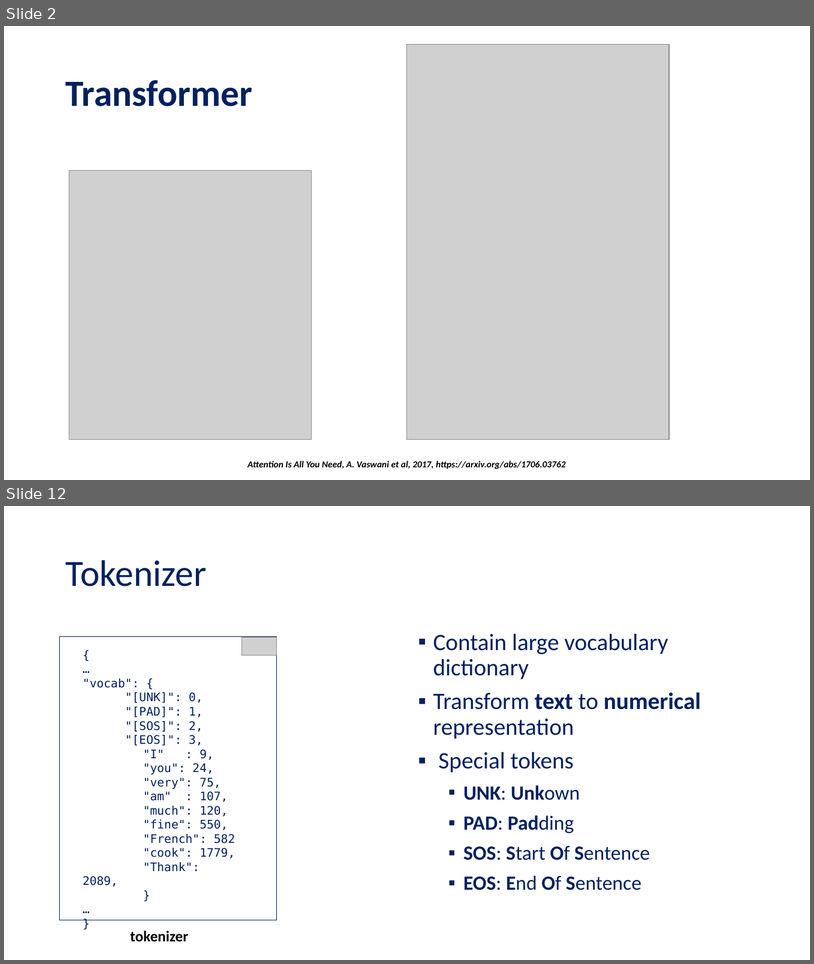
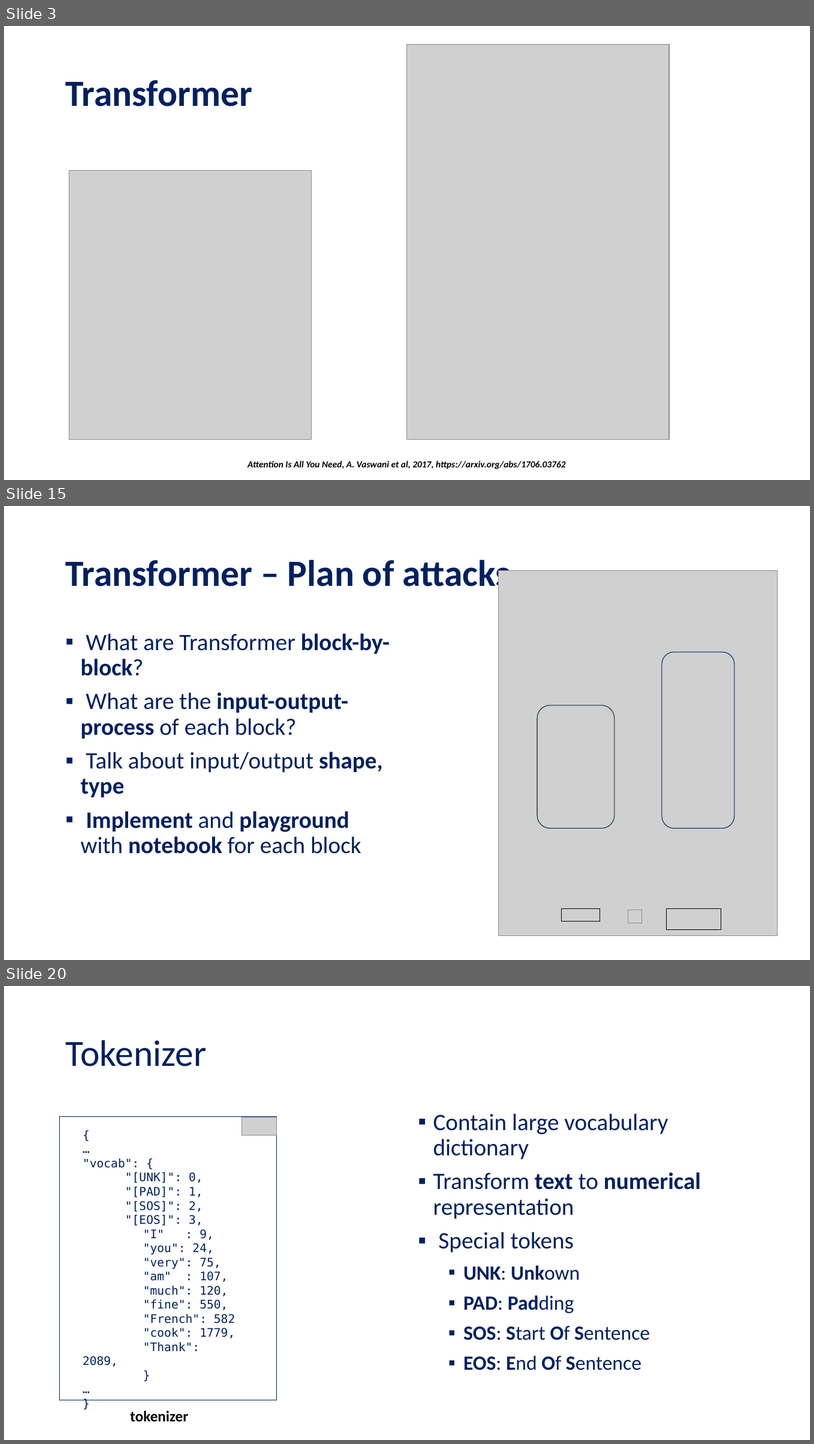
Before and after one commit to tanquangduong/transformer-pt, a slide deck: presentation/Introduction to Transformer.pptx. Shown one above the other, each under a label of ours: slides 2 and 12 before the commit, slides 3, 15 and 20 after it; the slides between them are not shown. The pictures are 814x964 and 814x1444 pixels, drawn with LibreOffice and Linux fonts; fonts in the diff are those of the drawing; grey boxes stand for pictures. Boxes give left, top, right and bottom in pixels: in the first picture for what was removed or moved away, otherwise in the second. Text is boxed around its words. In the diff, an @@ line names an element or a change of style, - is before the commit and + after.

```diff
--- a/presentation/Introduction to Transformer.pptx
+++ b/presentation/Introduction to Transformer.pptx
@@ slide 15 added at <box>4,506,810,960</box>, background #FFFFFF @@
@@ title added at <box>65,559,510,595</box>, 44 pt, text #002060, bold @@
+Transformer – Plan of attacks
@@ text added at <box>81,633,390,853</box>, 28 pt, text #002060 @@
+▪ What are Transformer block-by-block?
+▪ What are the input-output-process of each block?
+▪ Talk about input/output shape, type
+▪ Implement and playground with notebook for each block
@@ group added at <box>499,571,779,936</box>: 2 pictures, 2 rounded rectangles, 2 rectangles @@
@@ what was slide 2 is now slide 3 @@
@@ what was slide 12 is now slide 20 @@
```
Also in this commit, not shown: 9 slides changed, 8 other slides added, 2 other files.
